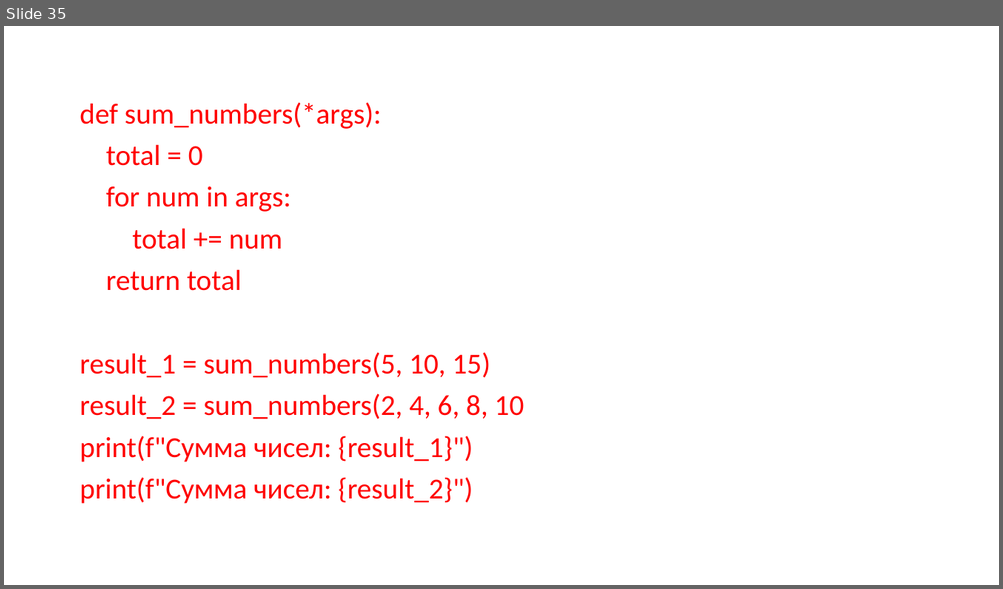
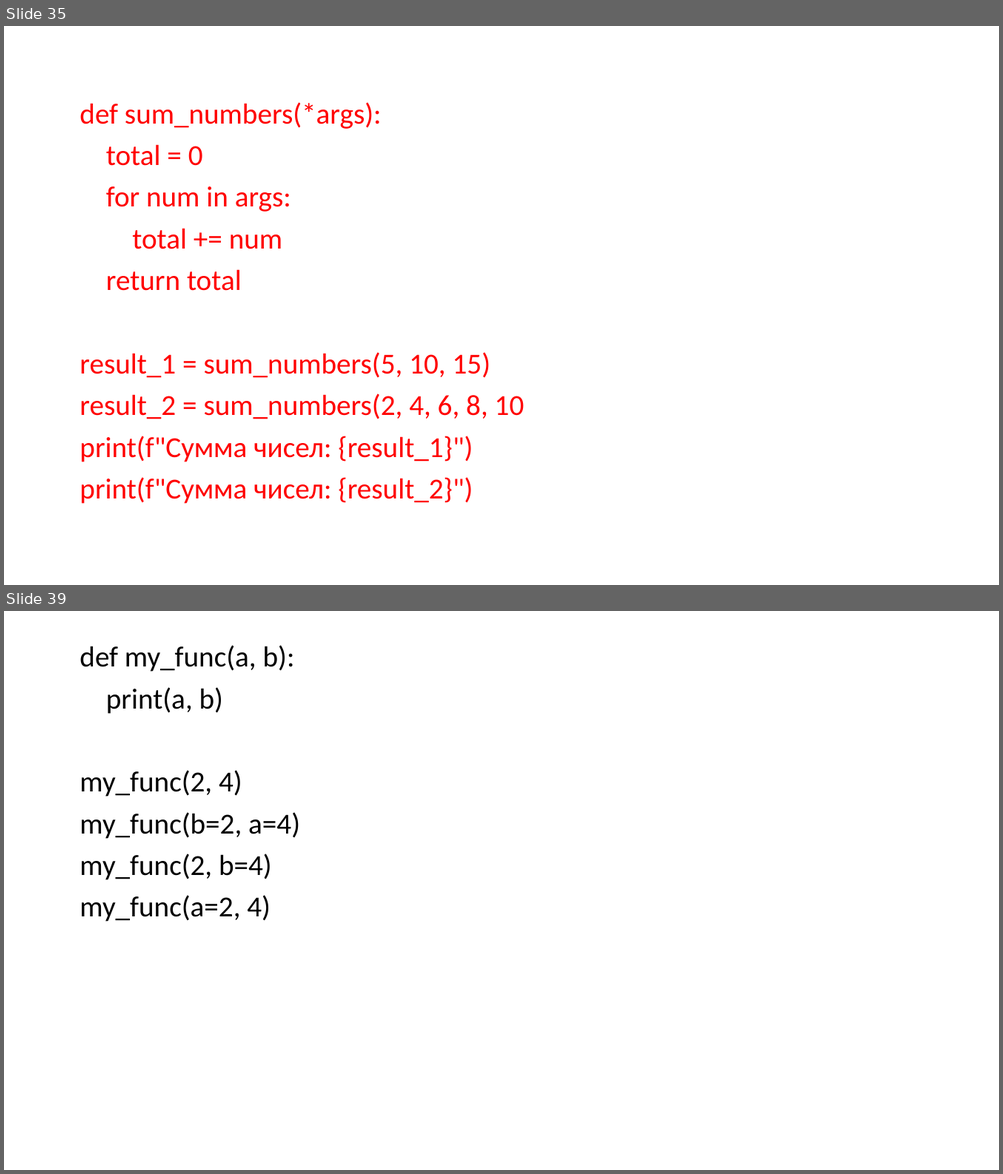
Before and after one commit to xDes-by/test, a slide deck: Презентация5.pptx. Shown one above the other, each under a label of ours: slide 35 before the commit, slides 35 and 39 after it; the slides between them are not shown. The pictures are 1003x589 and 1003x1174 pixels, drawn with LibreOffice and Linux fonts; fonts in the diff are those of the drawing. Boxes give left, top, right and bottom in pixels: in the first picture for what was removed or moved away, otherwise in the second. Text is boxed around its words. In the diff, an @@ line names an element or a change of style, - is before the commit and + after.

```diff
--- a/Презентация5.pptx
+++ b/Презентация5.pptx
@@ slide 39 added at [4,611,999,1170], background #FFFFFF @@
@@ text added at [79,645,300,922], 28 pt, text #000000 @@
+def my_func(a, b):
+print(a, b)
+my_func(2, 4)
+my_func(b=2, a=4)
+my_func(2, b=4)
+my_func(a=2, 4)
```
Also in this commit, not shown: 6 other slides added, 1 other file.
